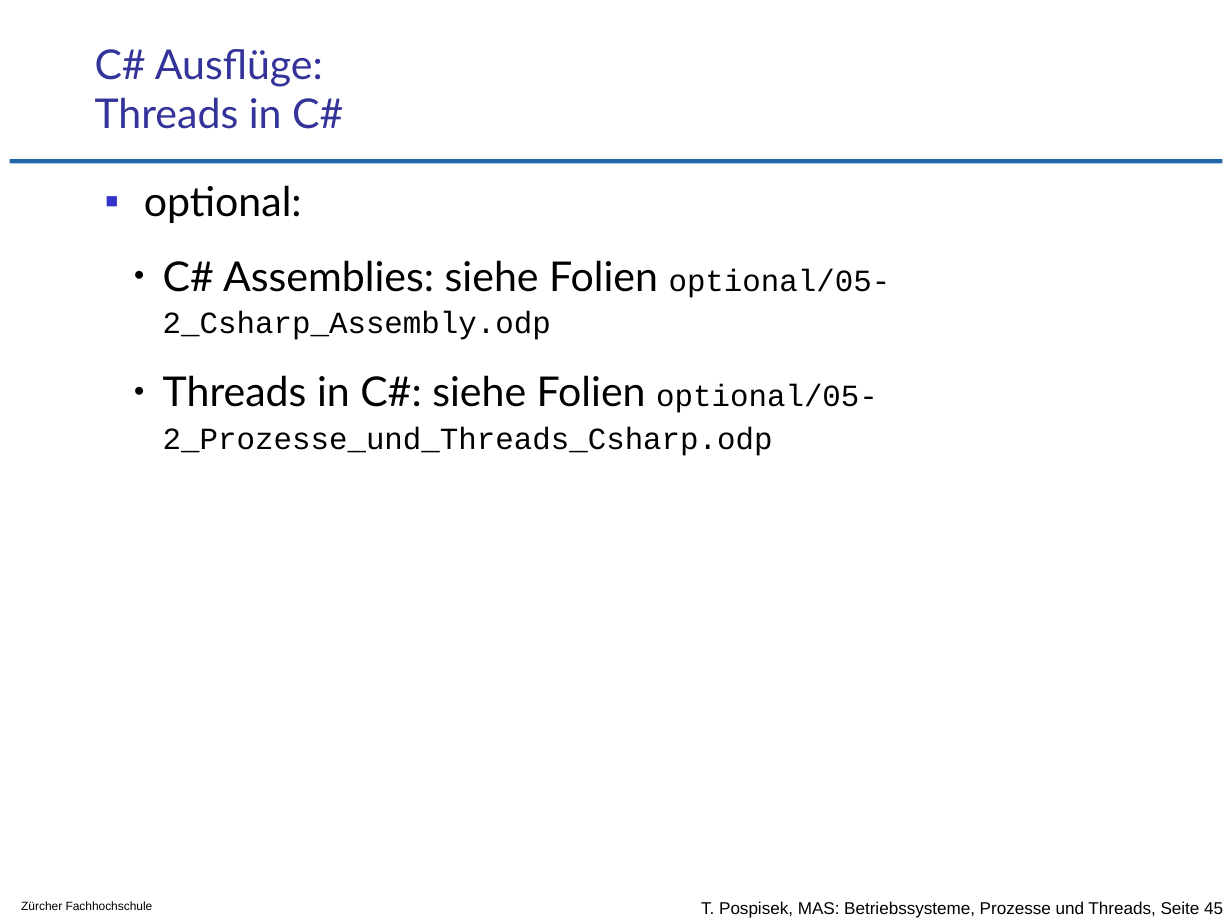
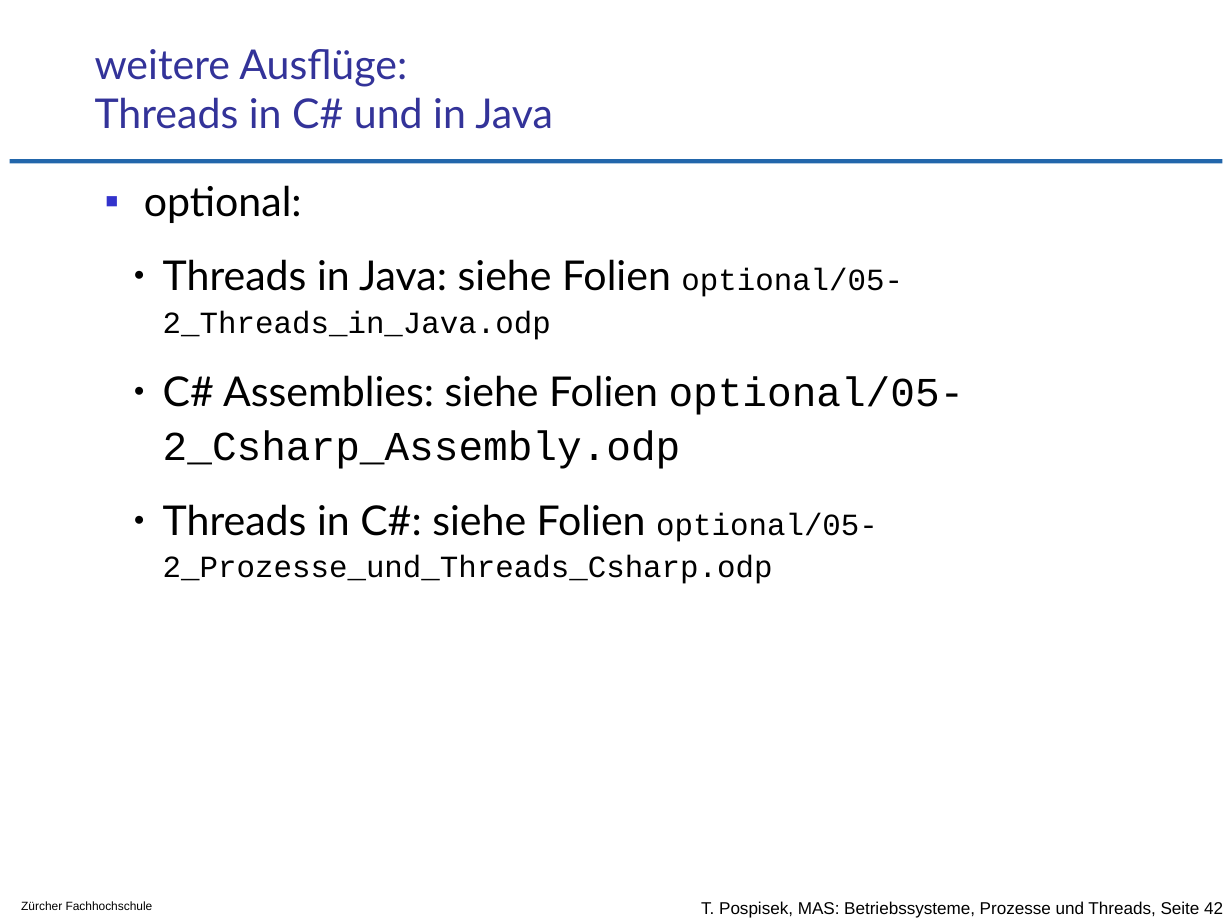
Before and after one commit to tpo/betriebssysteme, a slide deck: slide 42 of 05-2_Prozesse_und_Threads.odp (slide 45 before the commit). Drawn at 1232x924 pixels with LibreOffice and Linux fonts; fonts in the diff are those of the drawing; background and template pictures are left out. Boxes give left, top, right and bottom in pixels: in the first picture for what was removed or moved away, otherwise in the second. Text is boxed around its words. In the diff, an @@ line names an element or a change of style, - is before the commit and + after.

```diff
--- a/05-2_Prozesse_und_Threads.odp
+++ b/05-2_Prozesse_und_Threads.odp
@@ title at (95, 49, 553, 129): text changed @@
-C# Ausflüge:
-Threads in C#
+weitere Ausflüge:
+Threads in C# und in Java
@@ text at (163, 259, 903, 340): paragraph added @@
+  ● Threads in Java: siehe Folien optional/05-2_Threads_in_Java.odp
@@ text at (163, 375, 965, 469): size 18 to 24 pt in "optional/05-2_Csharp_Assembly.odp" @@
@@ text at (701, 901, 1223, 918): text changed @@
-T. Pospisek, MAS: Betriebssysteme, Prozesse und Threads, Seite 45
+T. Pospisek, MAS: Betriebssysteme, Prozesse und Threads, Seite 42
```
Also in this commit, not shown: 2 other slides changed, 5 slides added, 8 slides removed.
